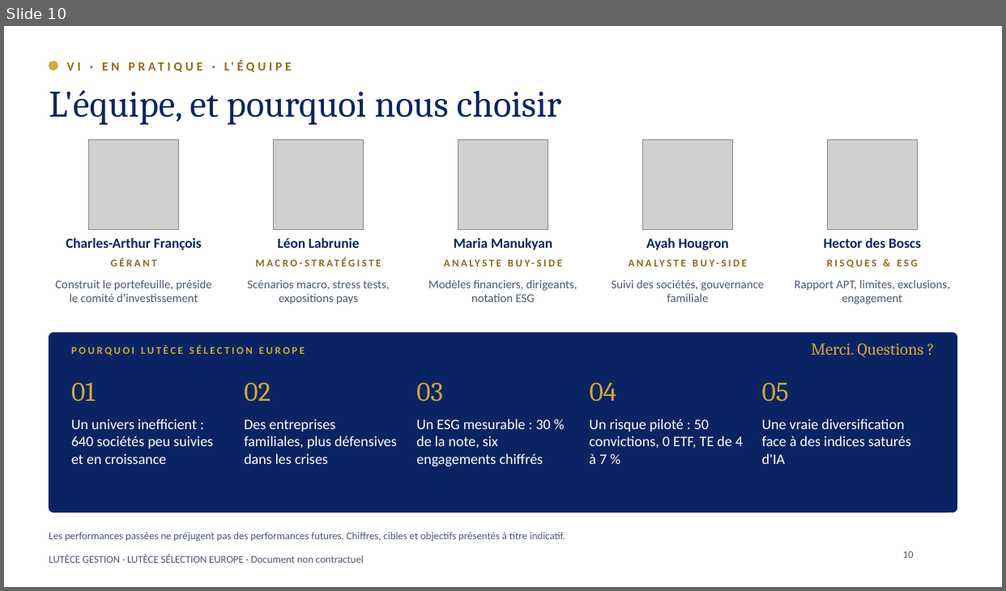
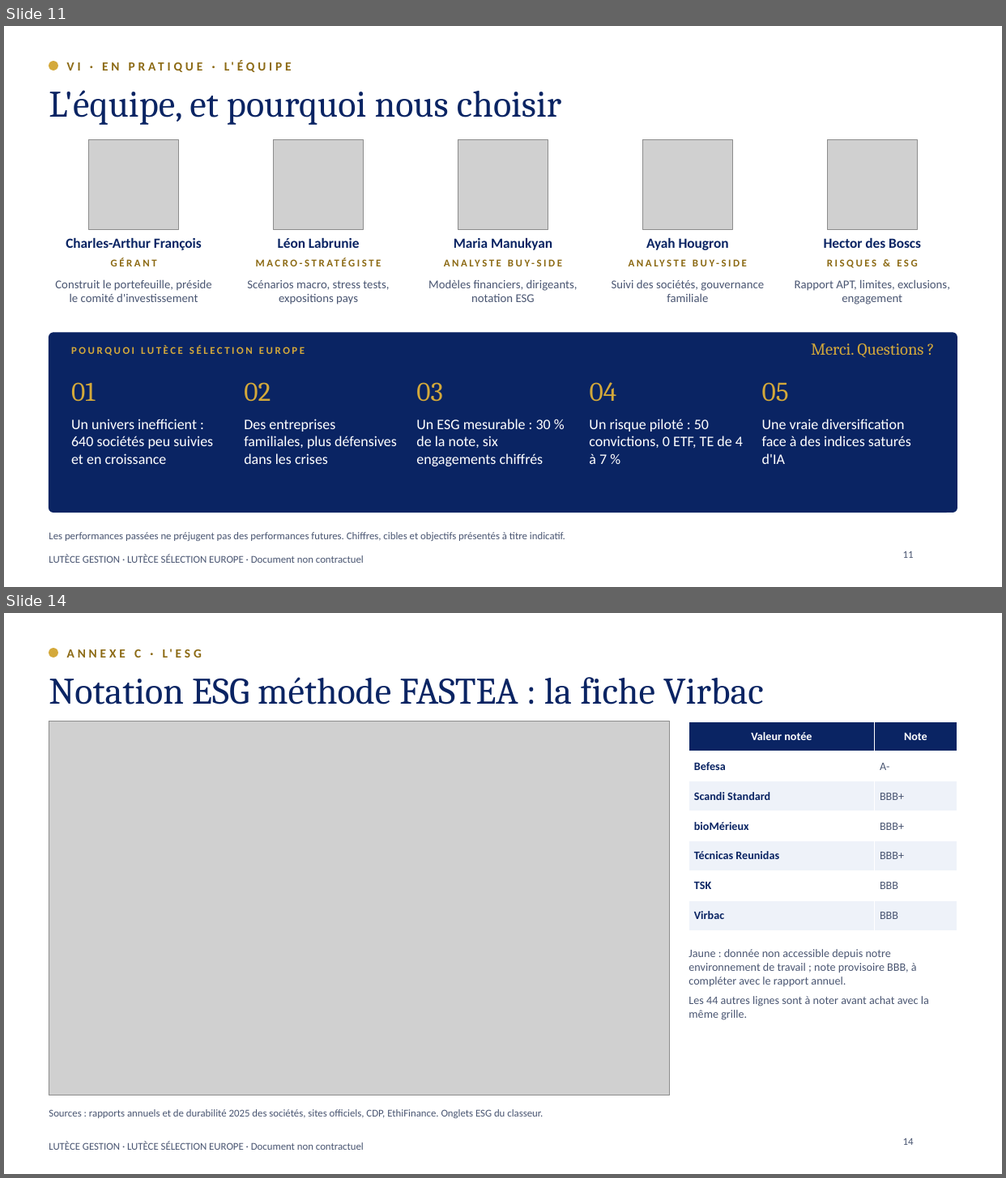
Before and after one commit to charlesarthurfrancois-sys/ponytail, a slide deck: student-challenge/Lutece_Selection_Europe_Student_Challenge.pptx. Shown one above the other, each under a label of ours: slide 10 before the commit, slides 11 and 14 after it; the slides between them are not shown. The pictures are 1006x591 and 1006x1178 pixels, drawn with LibreOffice and Linux fonts; fonts in the diff are those of the drawing; grey boxes stand for pictures; background and template pictures are left out. Boxes give left, top, right and bottom in pixels: in the first picture for what was removed or moved away, otherwise in the second. Text is boxed around its words. In the diff, an @@ line names an element or a change of style, - is before the commit and + after.

```diff
--- a/student-challenge/Lutece_Selection_Europe_Student_Challenge.pptx
+++ b/student-challenge/Lutece_Selection_Europe_Student_Challenge.pptx
@@ slide 14 added at (4, 613, 1002, 1174), background #FFFFFF; not listed: 2 template elements that a slide beside it also shows @@
@@ text added at (134, 649, 172, 658), 12 pt, text #8C6A14, bold @@
+ANNEXE C · L'ESG
@@ title added at (49, 677, 764, 705), 36 pt, text #0A2463 @@
+Notation ESG méthode FASTEA : la fiche Virbac
@@ picture added at (49, 722, 670, 1096) @@
@@ table added at (689, 722, 957, 931), 7 rows, 2 columns @@
+Valeur notée | Note
+Befesa | A-
+Scandi Standard | BBB+
+bioMérieux | BBB+
+Técnicas Reunidas | BBB+
+TSK | BBB
+Virbac | BBB
@@ text added at (688, 949, 929, 1020), 11 pt, text #4A5672 @@
+Jaune : donnée non accessible depuis notre environnement de travail ; note provisoire BBB, à compléter avec le rapport annuel.
+Les 44 autres lignes sont à noter avant achat avec la même grille.
@@ text added at (49, 1110, 543, 1118), 10 pt, text #4A5672 @@
+Sources : rapports annuels et de durabilité 2025 des sociétés, sites officiels, CDP, EthiFinance. Onglets ESG du classeur.
@@ page number added at (903, 1138, 914, 1145), 10 pt, text #4A5672 @@
+14
@@ what was slide 10 is now slide 11 @@
@@ page number at (903, 552, 914, 558): text changed @@
-10
+11
```
Also in this commit, not shown: 8 slides changed, 5 other slides added, 1 other file.
